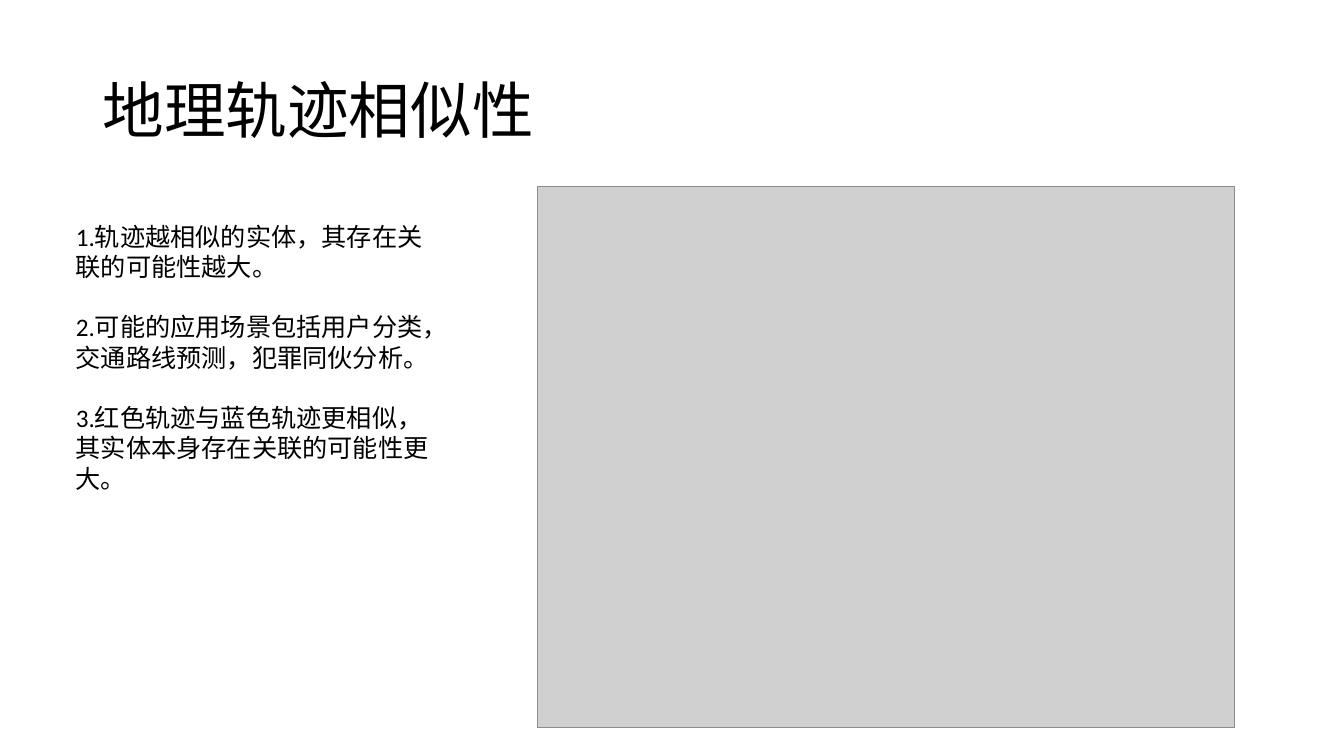
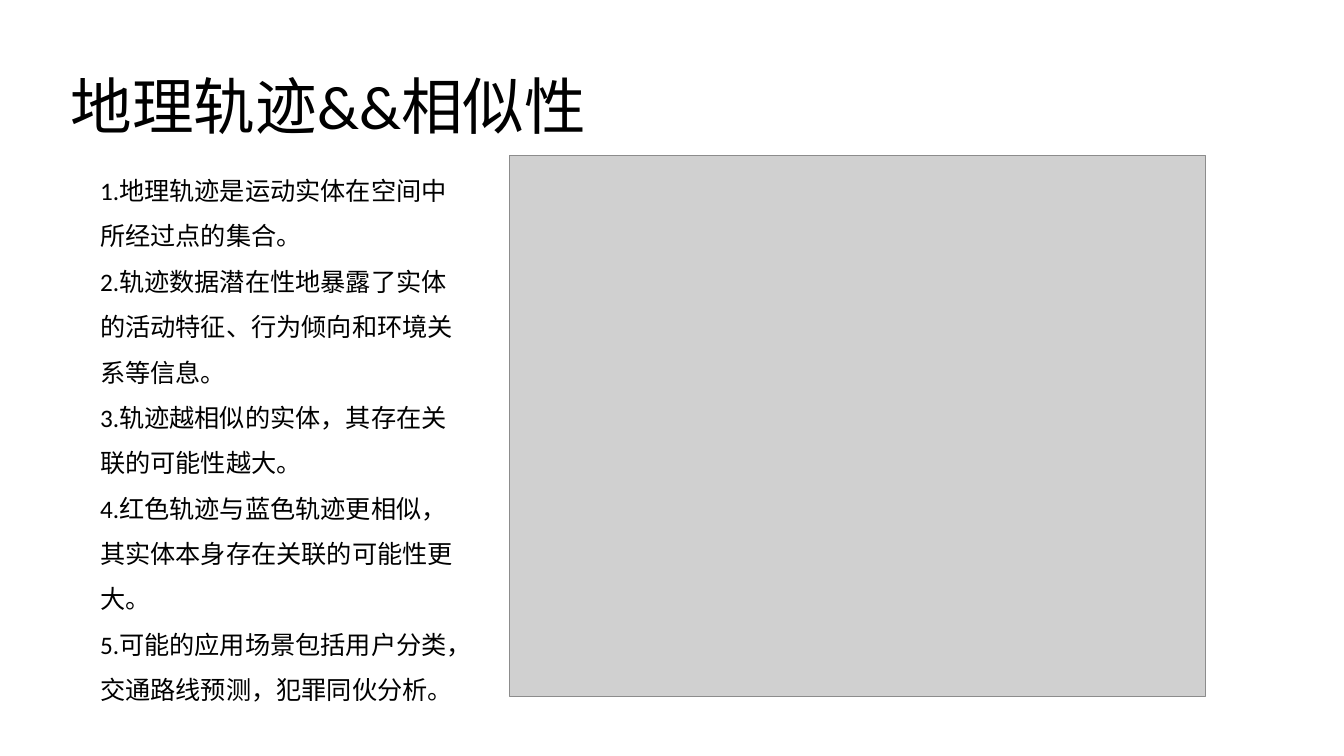
Before and after one commit to hc2013/graduate-article-latex, a slide deck: slide 3 of 地理轨迹相似性分析服务的设计和.pptx (slide 4 before the commit). Drawn at 1344x756 pixels with LibreOffice and Linux fonts; fonts in the diff are those of the drawing; grey boxes stand for pictures. Boxes give left, top, right and bottom in pixels: in the first picture for what was removed or moved away, otherwise in the second. Text is boxed around its words. In the diff, an @@ line names an element or a change of style, - is before the commit and + after.

```diff
--- a/地理轨迹相似性分析服务的设计和.pptx
+++ b/地理轨迹相似性分析服务的设计和.pptx
@@ title at (71, 77, 587, 134): text changed @@
-地理轨迹相似性
+地理轨迹&&相似性
@@ picture: place and size @@
-picture at (538, 187, 1235, 728)
+picture at (510, 155, 1207, 697)
@@ text at (100, 180, 472, 702): text changed @@
-1.轨迹越相似的实体，其存在关联的可能性越大。
-2.可能的应用场景包括用户分类，交通路线预测，犯罪同伙分析。
-3.红色轨迹与蓝色轨迹更相似，其实体本身存在关联的可能性更大。
+1.地理轨迹是运动实体在空间中所经过点的集合。
+2.轨迹数据潜在性地暴露了实体的活动特征、行为倾向和环境关系等信息。
+3.轨迹越相似的实体，其存在关联的可能性越大。
+4.红色轨迹与蓝色轨迹更相似，其实体本身存在关联的可能性更大。
+5.可能的应用场景包括用户分类，交通路线预测，犯罪同伙分析。
```
Also in this commit, not shown: 3 other slides changed, 2 slides added, 2 slides removed, 5 other files.
